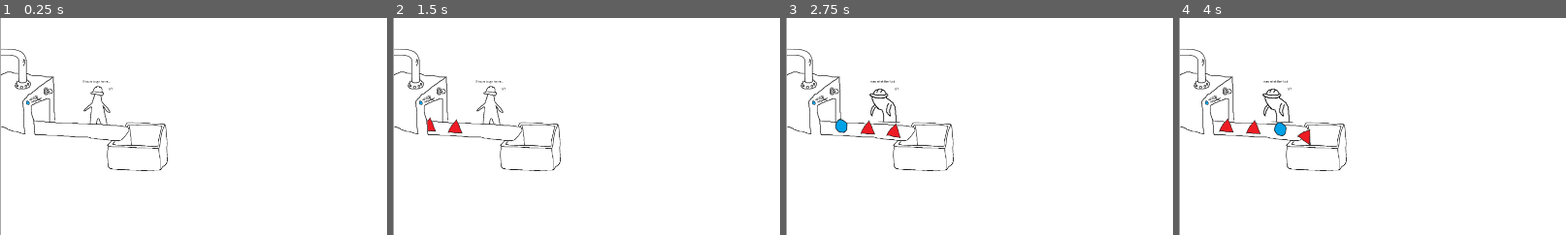
Above: before the commit, frames 1-4 (left to right).
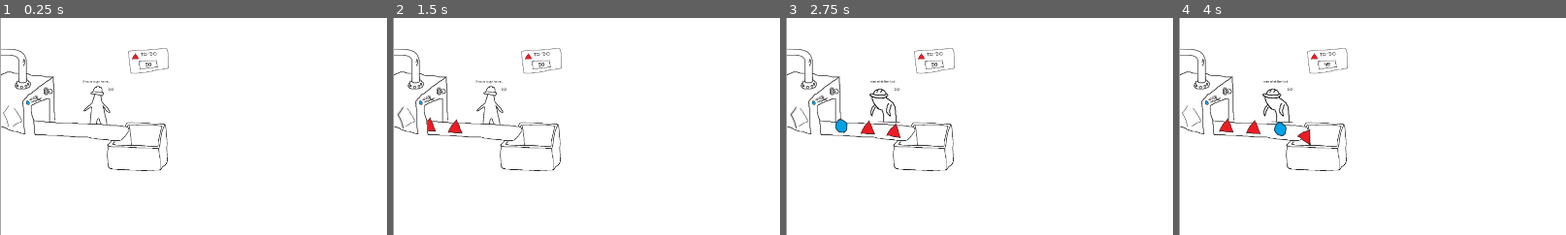
Above: after the commit, the same moments.

Repository: Codi-Cuinat/triangle-factory-game
Game: Godot game, scene res://Main.tscn
Two runs of this game, one before a commit and one after it. Both use one fixed random seed, a clock stepped at 60 frames per second and the inputs below.
Inputs (mouse positions are % of the whole screen's width and height, from its top left):
- Up to frame 1 (0.25 s): no input
- Up to frame 2 (1.5 s): click (1, 23) at 0.52 s; click (1, 23) at 1.27 s
- Up to frame 3 (2.75 s): click (1, 23) at 2.02 s
- Up to frame 4 (4 s): move the mouse to (14, 26) at 2.77 s; click (14, 26) at 2.92 s; move the mouse to (14, 26) at 3.52 s; click (14, 26) at 3.67 s
The pictures show only the part of the screen within x 0-50%, y 0-50%; the shares and areas given below are measured in that part.

The runs differ from the first frame. In frame 1, 0.4% of the frame differs, in the area x 0-44%, y 13-50%; in frame 2, 0.4%, in the area x 1-44%, y 13-51%; in frame 3, 0.4%; in frame 4, 0.4%.

Commit message:
chore: fix exp. feat: add countdown and generator buttons

Diff:
--- a/Generador.tscn
+++ b/Generador.tscn
@@ -1,12 +1,14 @@
-[gd_scene load_steps=8 format=3 uid="uid://uicnig00gdnr"]
+[gd_scene load_steps=10 format=3 uid="uid://uicnig00gdnr"]
 
 [ext_resource type="Texture2D" uid="uid://bl5ml4uuwiabv" path="res://Assets/Generador Int.png" id="1_8q5mt"]
 [ext_resource type="Script" path="res://generador.gd" id="1_hx1mx"]
 [ext_resource type="PackedScene" uid="uid://dd3eb2e1csd0q" path="res://pieces/circle.tscn" id="2_0cxu1"]
 [ext_resource type="PackedScene" uid="uid://cal355yreu02g" path="res://pieces/triangle.tscn" id="2_116ou"]
 [ext_resource type="Texture2D" uid="uid://bn3048k1tyqed" path="res://Assets/Generador Ext.png" id="2_wydgp"]
-[ext_resource type="PackedScene" uid="uid://d1h2ktrb28qe2" path="res://cinta.tscn" id="4_llge1"]
+[ext_resource type="PackedScene" uid="uid://d1h2ktrb28qe2" path="res://Cinta.tscn" id="4_llge1"]
 [ext_resource type="Texture2D" uid="uid://d2n5h7846kvxt" path="res://Assets/Indicador Circle.png" id="7_sr0u8"]
+[ext_resource type="PackedScene" uid="uid://de1dra8un2dmn" path="res://btn_arrow_right.tscn" id="8_88m3h"]
+[ext_resource type="PackedScene" uid="uid://d3l5d3e4k12u6" path="res://btn_arrow_left.tscn" id="8_m0lyr"]
 
 [node name="Generador" type="Node2D"]
 script = ExtResource("1_hx1mx")
@@ -33,4 +35,16 @@
 scale = Vector2(1.00742, 1.00288)
 texture = ExtResource("7_sr0u8")
 
+[node name="ControlButtonLeft" parent="." instance=ExtResource("8_m0lyr")]
+offset_left = 11.2909
+offset_top = 286.357
+offset_right = 11.2909
+offset_bottom = 286.357
+
+[node name="ControlButtonRight" parent="." instance=ExtResource("8_88m3h")]
+offset_left = 56.8478
+offset_top = 296.952
+offset_right = 56.8478
+offset_bottom = 296.952
+
 [connection signal="timeout" from="Timer" to="." method="_on_timer_timeout"]
--- a/Main.tscn
+++ b/Main.tscn
@@ -1,8 +1,9 @@
-[gd_scene load_steps=4 format=3 uid="uid://c5c23c38alwgc"]
+[gd_scene load_steps=5 format=3 uid="uid://c5c23c38alwgc"]
 
 [ext_resource type="Texture2D" uid="uid://cg7kga8bd6ffg" path="res://Assets/Layer 1.png" id="1_hkfj6"]
 [ext_resource type="PackedScene" uid="uid://bisa8biax4pw7" path="res://worker.tscn" id="3_3sdng"]
 [ext_resource type="PackedScene" uid="uid://uicnig00gdnr" path="res://Generador.tscn" id="3_wklqc"]
+[ext_resource type="PackedScene" uid="uid://ck7ednqjwyntp" path="res://contador.tscn" id="4_u7n83"]
 
 [node name="Node2D" type="Node"]
 
@@ -12,10 +13,16 @@
 texture = ExtResource("1_hkfj6")
 metadata/_edit_lock_ = true
 
-[node name="Generador" parent="." node_paths=PackedStringArray("worker") instance=ExtResource("3_wklqc")]
+[node name="Contador" parent="." instance=ExtResource("4_u7n83")]
+position = Vector2(367.551, 106.525)
+scale = Vector2(0.5, 0.5)
+
+[node name="Worker" parent="." instance=ExtResource("3_3sdng")]
+position = Vector2(240.417, 217.876)
+scale = Vector2(0.5, 0.5)
+
+[node name="Generador" parent="." node_paths=PackedStringArray("worker", "countdown") instance=ExtResource("3_wklqc")]
 position = Vector2(2, 74)
 scale = Vector2(0.5, 0.5)
-worker = NodePath("Worker")
-
-[node name="Worker" parent="Generador" instance=ExtResource("3_3sdng")]
-position = Vector2(476.835, 287.753)
+worker = NodePath("../Worker")
+countdown = NodePath("../Contador")
--- /dev/null
+++ b/btn_arrow_left.tscn
@@ -0,0 +1,21 @@
+[gd_scene load_steps=4 format=3 uid="uid://d3l5d3e4k12u6"]
+
+[ext_resource type="Texture2D" uid="uid://c1kcpr5ymajc4" path="res://Assets/Arrows/Canviar Esquerra.png" id="1_35f1l"]
+[ext_resource type="Texture2D" uid="uid://sf6bp6ht164y" path="res://Assets/Arrows/Canviar Esquerra Clicat.png" id="2_d6e1k"]
+[ext_resource type="Texture2D" uid="uid://dane2kcr7mct0" path="res://Assets/Arrows/Canviar Esquerra Hover.png" id="3_fwg44"]
+
+[node name="ControlButtonLeft" type="Control"]
+layout_mode = 3
+anchors_preset = 15
+anchor_right = 1.0
+anchor_bottom = 1.0
+grow_horizontal = 2
+grow_vertical = 2
+
+[node name="TextureButton" type="TextureButton" parent="."]
+layout_mode = 0
+offset_right = 40.0
+offset_bottom = 40.0
+texture_normal = ExtResource("1_35f1l")
+texture_pressed = ExtResource("2_d6e1k")
+texture_hover = ExtResource("3_fwg44")
--- /dev/null
+++ b/btn_arrow_right.tscn
@@ -0,0 +1,21 @@
+[gd_scene load_steps=4 format=3 uid="uid://de1dra8un2dmn"]
+
+[ext_resource type="Texture2D" uid="uid://opuwgxx4wd6e" path="res://Assets/Arrows/Canviar Dreta.png" id="1_rtj4k"]
+[ext_resource type="Texture2D" uid="uid://bcit1v1mxp813" path="res://Assets/Arrows/Canviar Dreta Clicat.png" id="2_6vlpt"]
+[ext_resource type="Texture2D" uid="uid://bpsl1t641cg33" path="res://Assets/Arrows/Canviar Dreta Hover.png" id="3_jp0dl"]
+
+[node name="ControlButtonRight" type="Control"]
+layout_mode = 3
+anchors_preset = 15
+anchor_right = 1.0
+anchor_bottom = 1.0
+grow_horizontal = 2
+grow_vertical = 2
+
+[node name="TextureButton" type="TextureButton" parent="."]
+layout_mode = 0
+offset_right = 40.0
+offset_bottom = 40.0
+texture_normal = ExtResource("1_rtj4k")
+texture_pressed = ExtResource("2_6vlpt")
+texture_hover = ExtResource("3_jp0dl")
--- /dev/null
+++ b/contador.gd
@@ -0,0 +1,22 @@
+extends Node2D
+
+class_name Countdown
+
+var piece_count = 50
+
+# Called when the node enters the scene tree for the first time.
+func _ready() -> void:
+	pass # Replace with function body.
+
+
+# Called every frame. 'delta' is the elapsed time since the previous frame.
+func _process(delta: float) -> void:
+	pass
+
+func _decrease_piece_count():
+	piece_count -= 1
+	$Label.text = str(piece_count)
+
+func _increase_piece_count(num: int):
+	piece_count += num
+	$Label.text = str(piece_count)
--- /dev/null
+++ b/contador.tscn
@@ -0,0 +1,35 @@
+[gd_scene load_steps=5 format=3 uid="uid://ck7ednqjwyntp"]
+
+[ext_resource type="Texture2D" uid="uid://b651c6464ypwa" path="res://Assets/Contador To-Do.png" id="1_drvty"]
+[ext_resource type="Script" path="res://contador.gd" id="1_kkajw"]
+[ext_resource type="FontFile" uid="uid://bbm66etf3m1eb" path="res://Assets/Fonts/xkcd-script.ttf" id="3_5rggo"]
+[ext_resource type="Texture2D" uid="uid://bjifj87i0d022" path="res://Assets/Triangle.png" id="3_f0oqs"]
+
+[node name="Contador" type="Node2D"]
+script = ExtResource("1_kkajw")
+
+[node name="SpriteContador" type="Sprite2D" parent="."]
+texture = ExtResource("1_drvty")
+
+[node name="SpritePiece" type="Sprite2D" parent="."]
+position = Vector2(-64.593, -22.6759)
+rotation = -0.0680678
+scale = Vector2(0.495515, 0.495515)
+texture = ExtResource("3_f0oqs")
+
+[node name="Label" type="Label" parent="."]
+anchors_preset = 5
+anchor_left = 0.5
+anchor_right = 0.5
+offset_left = -42.945
+offset_top = 3.965
+offset_right = 42.945
+offset_bottom = 38.965
+grow_horizontal = 2
+rotation = -0.0733038
+theme_override_colors/font_color = Color(0, 0, 0, 1)
+theme_override_fonts/font = ExtResource("3_5rggo")
+theme_override_font_sizes/font_size = 26
+text = "50"
+horizontal_alignment = 1
+vertical_alignment = 1
--- a/generador.gd
+++ b/generador.gd
@@ -4,6 +4,7 @@
 @export var expected_piece: PackedScene # Expected piece generation for this machine
 @export var unexpected_pieces: Array[PackedScene] # Unexpected pieces generated by "error"
 @export var worker: Worker
+@export var countdown: Countdown
 
 var unexpected_piece_active = false # Si hi ha una peca unexpected no en generem més
 
@@ -13,13 +14,15 @@
 		var random_index = randi() % unexpected_pieces.size()
 		piece = unexpected_pieces[random_index].instantiate() as Piece
 
+		piece.connect("collide", _on_incorrect_piece_arrive)
+		worker.handle_unexpected_piece()
 		unexpected_piece_active = true
 	else:
 		piece = expected_piece.instantiate() as Piece
+		piece.connect("collide", _on_correct_piece_arrive)
 
 	piece.connect("pressed_piece", _on_unexpected_piece_removed) # Conectar señal para detectar cuando la pieza es eliminada
-	if unexpected_piece_active:
-		worker.handle_unexpected_piece()
+
 	$"Cinta/Cinta int".add_child(piece)
 
 func should_spawn_unexpected_piece() -> bool:
@@ -33,5 +36,14 @@
 	piece.queue_free()
 	unexpected_piece_active = false # Permitir que se genere otra pieza inesperada en el futuro
 
+
+func _on_correct_piece_arrive():
+	countdown._decrease_piece_count()
+
+
+func _on_incorrect_piece_arrive():
+	countdown._increase_piece_count(10)
+
+
 func _on_timer_timeout() -> void:
 	spawn_piece()
--- a/worker.gd
+++ b/worker.gd
@@ -7,12 +7,12 @@
 	0: {
 		"sentence": "man what the fuck",
 		"texture": preload("res://Assets/Worker Tired.png"),
-		"lvlUpReqExp": 5
+		"lvlUpReqExp": 2
 	},
 	1: {
 		"sentence": "i guess we doing circles now",
 		"texture": preload("res://Assets/Worker Guess.png"),
-		"lvlUpReqExp": 6
+		"lvlUpReqExp": 3
 	},
 	2: {
 		"sentence": "a circle?? in the triangle factory?? how queer!!\nive never seen such a thing- i must inquire about\n this further with my supervisor post-hastel!!",
@@ -21,9 +21,9 @@
 }
 
 var default_texture: Texture;
-var level: int = 0
-var experience: int = 0
-var removed_unexpected_pieces: int = 0
+var level: int = 0;
+var experience: int = 0;
+var removed_unexpected_pieces: int = 0;
 
 # Called when the node enters the scene tree for the first time.
 func _ready() -> void:
@@ -49,11 +49,14 @@
 
 func increase_experience():
 	experience += 1
-	if level <= WORKER_BY_LVL.size() and experience >= WORKER_BY_LVL[level].lvlUpReqExp:
+	if can_level_up() and experience >= WORKER_BY_LVL[level].lvlUpReqExp:
 		level += 1
 	update_experience_label()
 
 
 func update_experience_label():
-	var nextRequiredExp = WORKER_BY_LVL[level+1].lvlUpReqExp if WORKER_BY_LVL.size() <= level else WORKER_BY_LVL[level].lvlUpReqExp
+	var nextRequiredExp = WORKER_BY_LVL[level].lvlUpReqExp if can_level_up() else -1
 	$LabelExperience.text = str(experience) + "/" + str(nextRequiredExp)
+
+func can_level_up():
+	return "lvlUpReqExp" in WORKER_BY_LVL[level]
--- a/worker.tscn
+++ b/worker.tscn
@@ -1,8 +1,9 @@
-[gd_scene load_steps=4 format=3 uid="uid://bisa8biax4pw7"]
+[gd_scene load_steps=5 format=3 uid="uid://bisa8biax4pw7"]
 
 [ext_resource type="Script" path="res://worker.gd" id="1_vrmix"]
 [ext_resource type="Texture2D" uid="uid://lpbbnh2rtpks" path="res://Assets/Worker Guess.png" id="2_5678n"]
 [ext_resource type="FontFile" uid="uid://crapebg202g5o" path="res://Assets/Fonts/calibri-regular.ttf" id="3_w1o0r"]
+[ext_resource type="FontFile" uid="uid://bbm66etf3m1eb" path="res://Assets/Fonts/xkcd-script.ttf" id="4_e3jc2"]
 
 [node name="Worker" type="Node2D"]
 script = ExtResource("1_vrmix")
@@ -27,5 +28,5 @@
 offset_right = 96.0
 offset_bottom = -68.0
 theme_override_colors/font_color = Color(0, 0, 0, 1)
-theme_override_fonts/font = ExtResource("3_w1o0r")
+theme_override_fonts/font = ExtResource("4_e3jc2")
 text = "0/0"
Binary file added: Assets/Arrows/Canviar Dreta Clicat.png
Not shown, added: Assets/Arrows/Canviar Dreta Clicat.png.import
Binary file added: Assets/Arrows/Canviar Dreta Hover.png
Not shown, added: Assets/Arrows/Canviar Dreta Hover.png.import
Binary file added: Assets/Arrows/Canviar Dreta.png
Not shown, added: Assets/Arrows/Canviar Dreta.png.import
Binary file added: Assets/Arrows/Canviar Esquerra Clicat.png
Not shown, added: Assets/Arrows/Canviar Esquerra Clicat.png.import
Binary file added: Assets/Arrows/Canviar Esquerra Hover.png
Not shown, added: Assets/Arrows/Canviar Esquerra Hover.png.import
Binary file added: Assets/Arrows/Canviar Esquerra.png
Not shown, added: Assets/Arrows/Canviar Esquerra.png.import
(and 4 more such lines)
